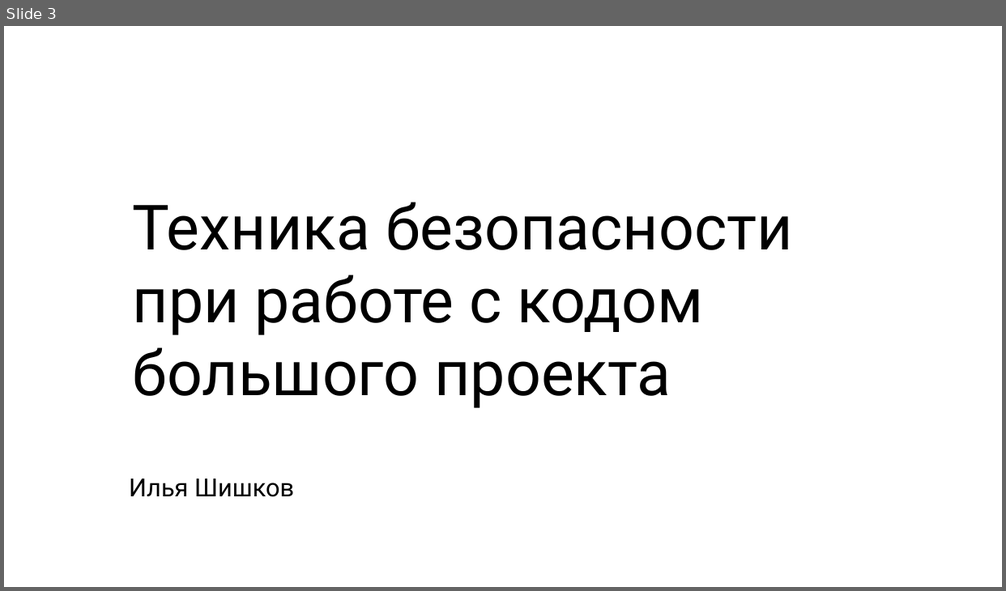
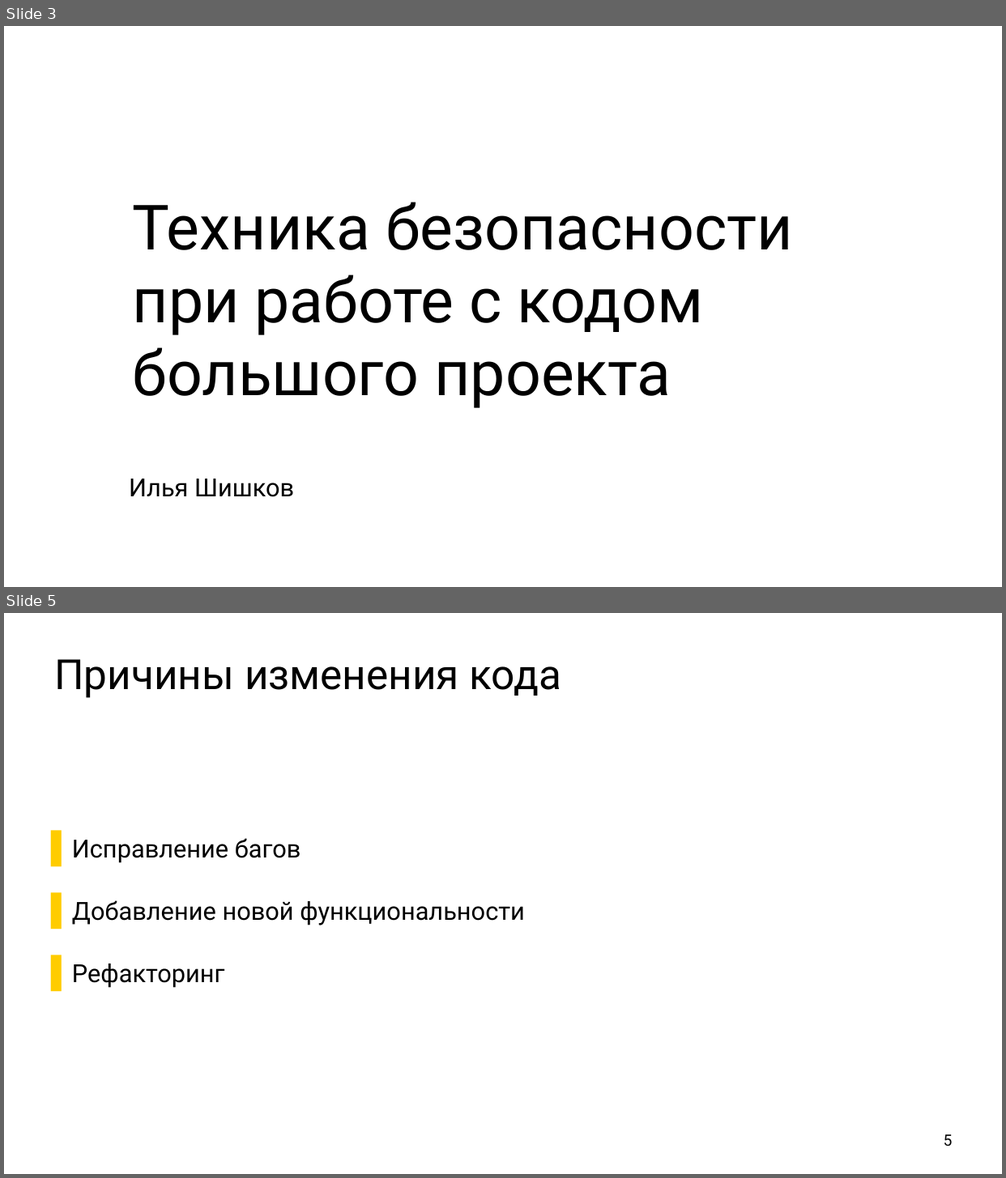
Before and after one commit to ishfb/secr2017, a slide deck: slides.pptx. Shown one above the other, each under a label of ours: slide 3 before the commit, slides 3 and 5 after it; the slides between them are not shown. The pictures are 1006x591 and 1006x1178 pixels, drawn with LibreOffice and Linux fonts; fonts in the diff are those of the drawing; background and template pictures are left out. Boxes give left, top, right and bottom in pixels: in the first picture for what was removed or moved away, otherwise in the second. Text is boxed around its words. In the diff, an @@ line names an element or a change of style, - is before the commit and + after.

```diff
--- a/slides.pptx
+++ b/slides.pptx
@@ slide 5 added at [4,613,1002,1174], background #FFFFFF @@
@@ title added at [54,659,562,698], 80 pt, text #000000 @@
+Причины изменения кода
@@ text added at [72,838,525,988], 48 pt, text #000000 @@
+  ▌ Исправление багов
+  ▌ Добавление новой функциональности
+  ▌ Рефакторинг
@@ page number added at [944,1135,953,1147], 30 pt, text #000000 @@
+5
```
Also in this commit, not shown: 1 other slide added, 1 other file.
